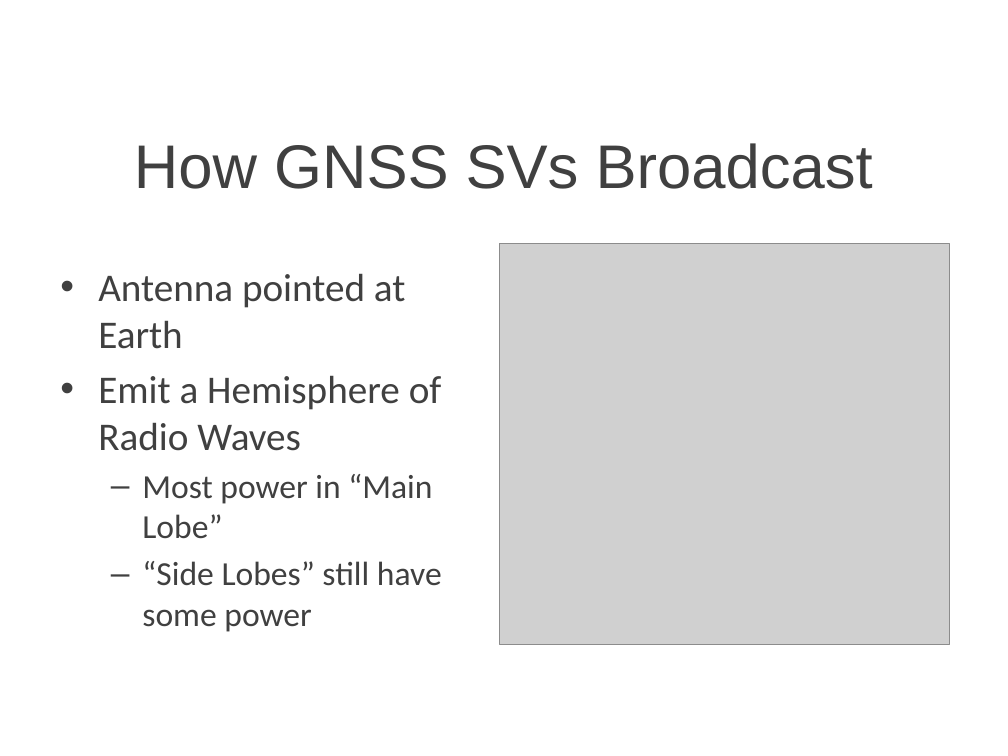
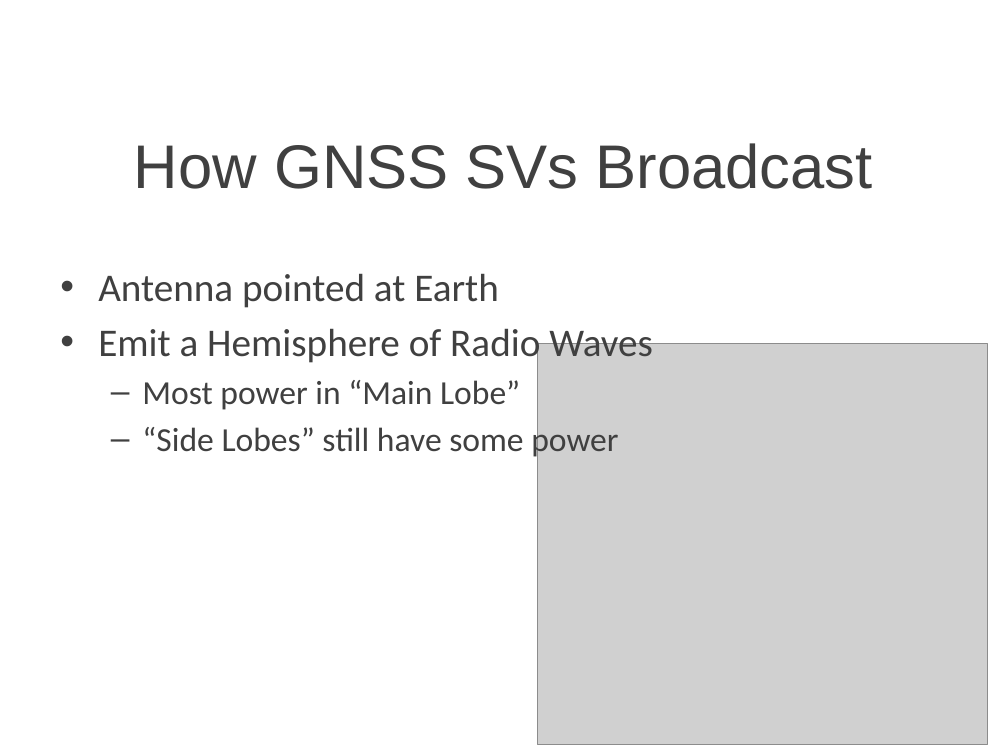
Before and after one commit to cullenself/ExtendedGNSS, a slide deck: slide 3 of Report/Extended GNSS.pptx. Drawn at 1008x756 pixels with LibreOffice and Linux fonts; fonts in the diff are those of the drawing; grey boxes stand for pictures; background and template pictures are left out. Boxes give left, top, right and bottom in pixels: in the first picture for what was removed or moved away, otherwise in the second. Text is boxed around its words. In the diff, an @@ line names an element or a change of style, - is before the commit and + after.

```diff
--- a/Report/Extended GNSS.pptx
+++ b/Report/Extended GNSS.pptx
@@ text "Antenna pointed at Earth" rewrapped from <box>98,273,442,632</box> to <box>98,273,653,459</box> @@
@@ picture: place and size @@
-picture at <box>500,244,950,645</box>
+picture at <box>537,344,987,745</box>
```
Also in this commit, not shown: 1 other slide changed, 1 other file.
